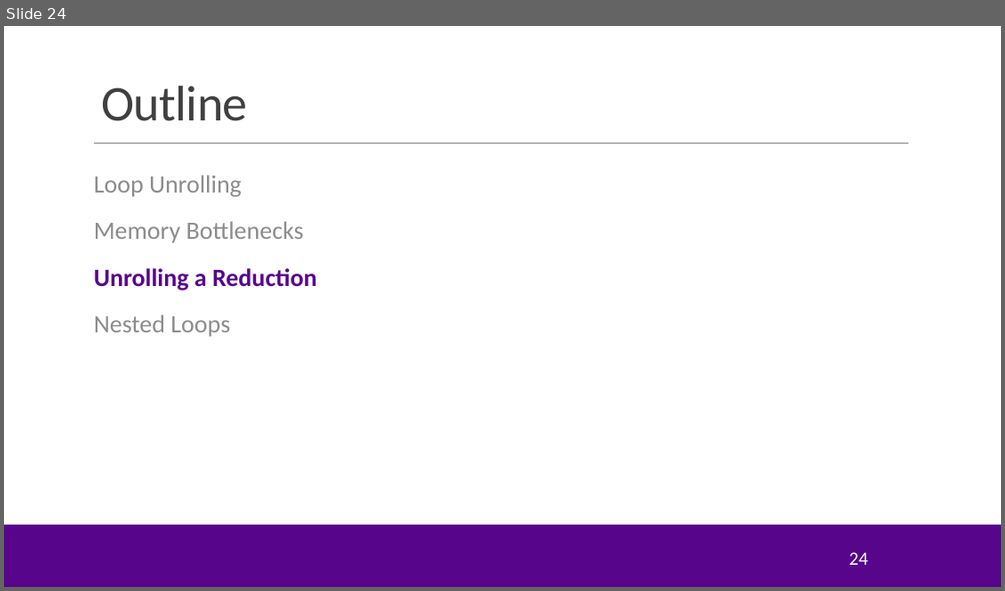
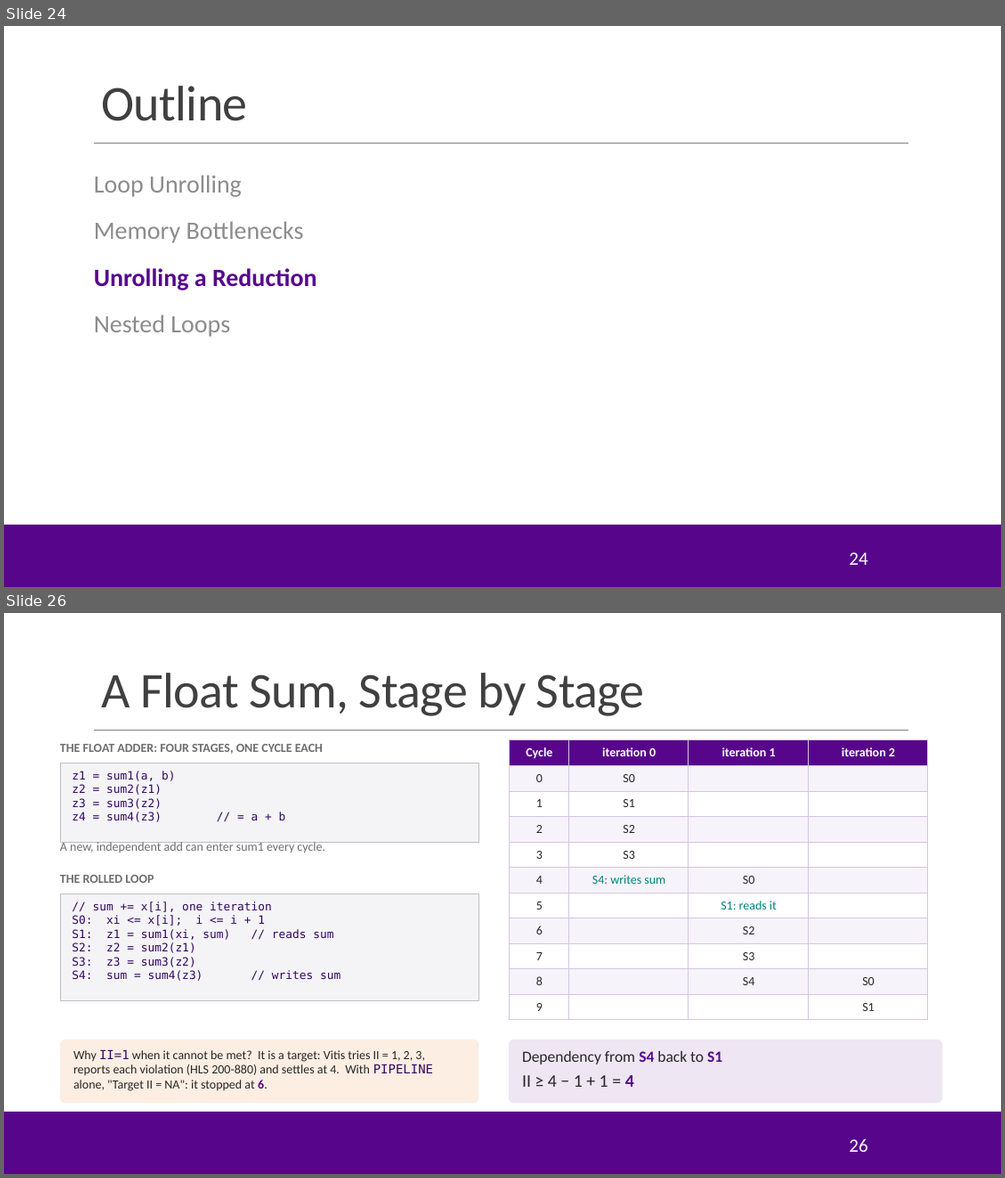
Before and after one commit to sdrangan/hwdesign, a slide deck: units/unit08_unroll/unroll.pptx. Shown one above the other, each under a label of ours: slide 24 before the commit, slides 24 and 26 after it; the slides between them are not shown. The pictures are 1005x591 and 1005x1178 pixels, drawn with LibreOffice and Linux fonts; fonts in the diff are those of the drawing; background and template pictures are left out. Boxes give left, top, right and bottom in pixels: in the first picture for what was removed or moved away, otherwise in the second. Text is boxed around its words. In the diff, an @@ line names an element or a change of style, - is before the commit and + after.

```diff
--- a/units/unit08_unroll/unroll.pptx
+++ b/units/unit08_unroll/unroll.pptx
@@ slide 26 added at box(4, 613, 1001, 1174), background #FFFFFF; not listed: 3 template elements that a slide beside it also shows @@
@@ title added at box(101, 673, 645, 716), 48 pt, text #404040 @@
+A Float Sum, Stage by Stage
@@ text added at box(60, 744, 323, 754), 12 pt, text #6E6E6E, bold @@
+THE FLOAT ADDER: FOUR STAGES, ONE CYCLE EACH
@@ table added at box(509, 740, 928, 1020), 11 rows, 4 columns @@
+Cycle | iteration 0 | iteration 1 | iteration 2
+0 | S0 |  | 
+1 | S1 |  | 
+2 | S2 |  | 
+3 | S3 |  | 
+4 | S4: writes sum | S0 | 
+5 |  | S1: reads it | 
+6 |  | S2 | 
+7 |  | S3 | 
+8 |  | S4 | S0
+9 |  |  | S1
@@ rectangle added at box(60, 763, 479, 843), fill #F4F4F7, outline #BFBFBF 0.75 pt, 11 pt, text #330662 @@
+z1 = sum1(a, b)
+z2 = sum2(z1)
+z3 = sum3(z2)
+z4 = sum4(z3) // = a + b
@@ text added at box(60, 840, 325, 852), 12 pt, text #6E6E6E @@
+A new, independent add can enter sum1 every cycle.
@@ text added at box(60, 875, 154, 883), 12 pt, text #6E6E6E, bold @@
+THE ROLLED LOOP
@@ rectangle added at box(60, 893, 479, 1001), fill #F4F4F7, outline #BFBFBF 0.75 pt, 11 pt, text #330662 @@
+// sum += x[i], one iteration
+S0: xi <= x[i]; i <= i + 1
+S1: z1 = sum1(xi, sum) // reads sum
+S2: z2 = sum2(z1)
+S3: z3 = sum3(z2)
+S4: sum = sum4(z3) // writes sum
@@ rounded rectangle added at box(60, 1039, 479, 1103), fill #FCEEE3, 12 pt, text #262626 @@
+Why II=1 when it cannot be met? It is a target: Vitis tries II = 1, 2, 3, reports each violation (HLS 200-880) and settles at 4. With PIPELINE alone, "Target II = NA": it stopped at 6.
@@ rounded rectangle added at box(509, 1039, 942, 1103), fill #EEE6F3, 15 pt, text #262626 @@
+Dependency from S4 back to S1
+II ≥ 4 − 1 + 1 = 4
@@ page number added at box(849, 1138, 867, 1151), 18 pt, text #FFFFFF @@
+26
```
Also in this commit, not shown: 5 slides changed, 2 other slides added, 11 other files.
